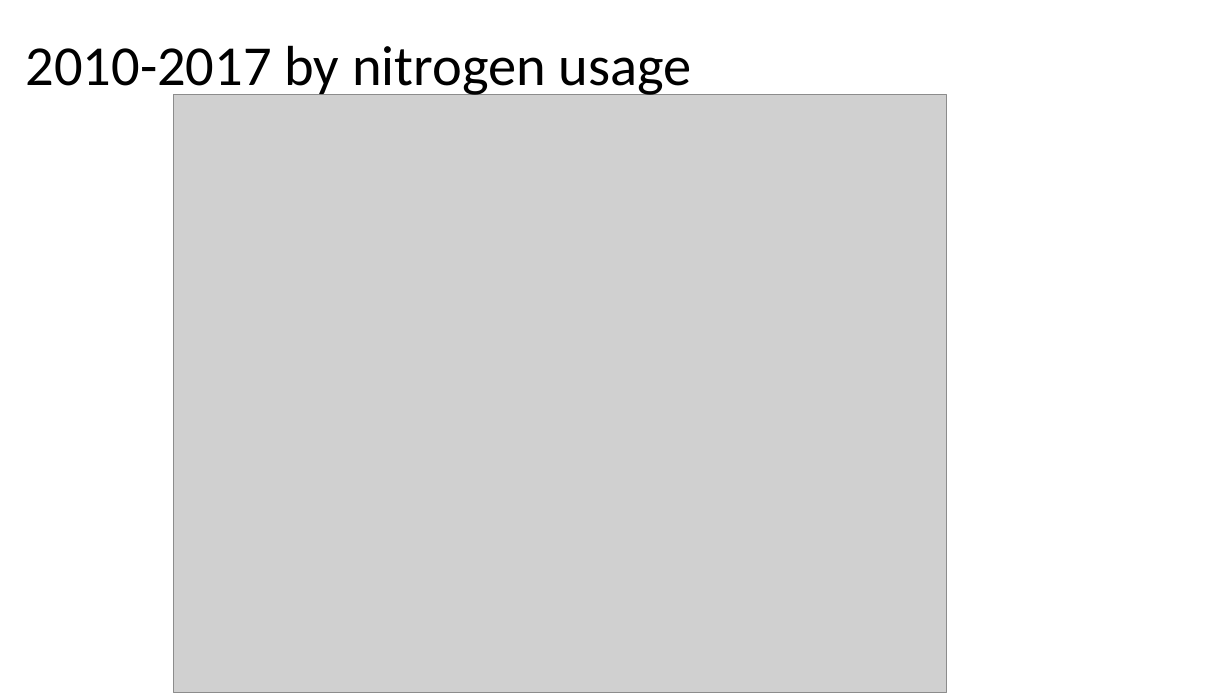
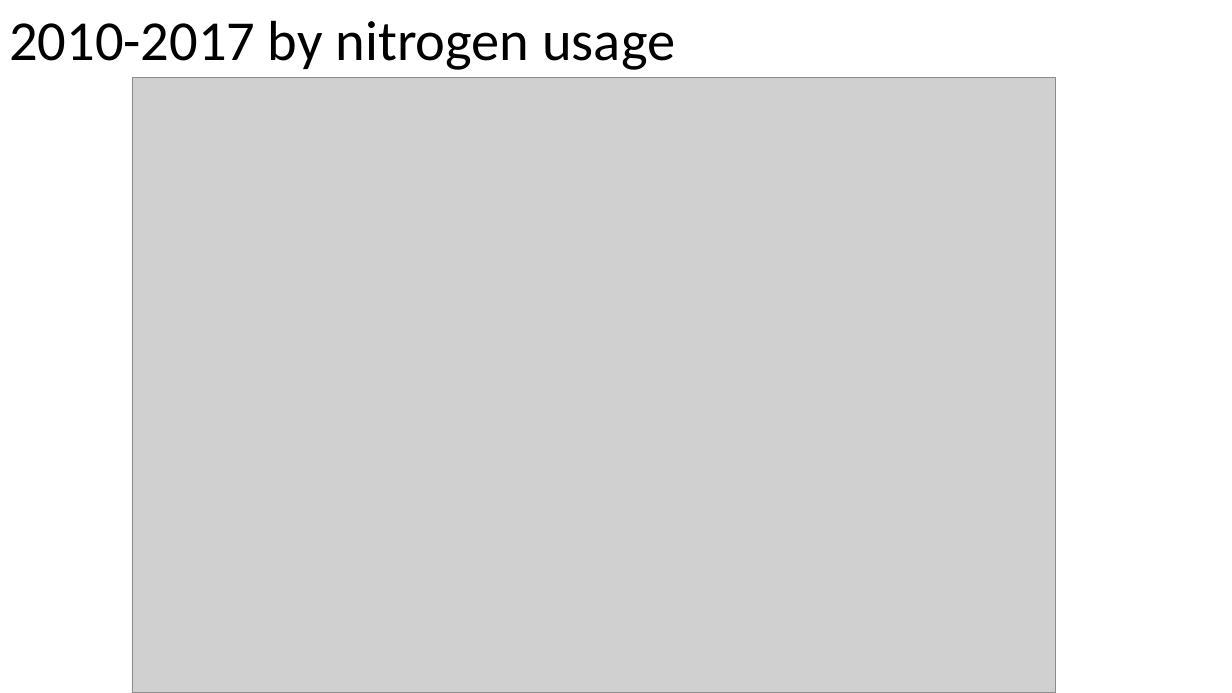
Before and after one commit to BWalterLee/jclub-2020, a slide deck: slide 6 of Figures/Ewers Evidence for land sparing and potential_bl.pptx. Drawn at 1232x693 pixels with LibreOffice and Linux fonts; fonts in the diff are those of the drawing; grey boxes stand for pictures. Boxes give left, top, right and bottom in pixels: in the first picture for what was removed or moved away, otherwise in the second. Text is boxed around its words. In the diff, an @@ line names an element or a change of style, - is before the commit and + after.

```diff
--- a/Figures/Ewers Evidence for land sparing and potential_bl.pptx
+++ b/Figures/Ewers Evidence for land sparing and potential_bl.pptx
@@ title "2010-2017 by nitrogen usage" rewrapped from [26,45,692,99] to [9,20,675,70] @@
@@ picture: place and size @@
-picture at [174,95,946,693]
+picture at [132,77,1056,693]
```
Also in this commit, not shown: 2 other slides changed, 2 other files.
